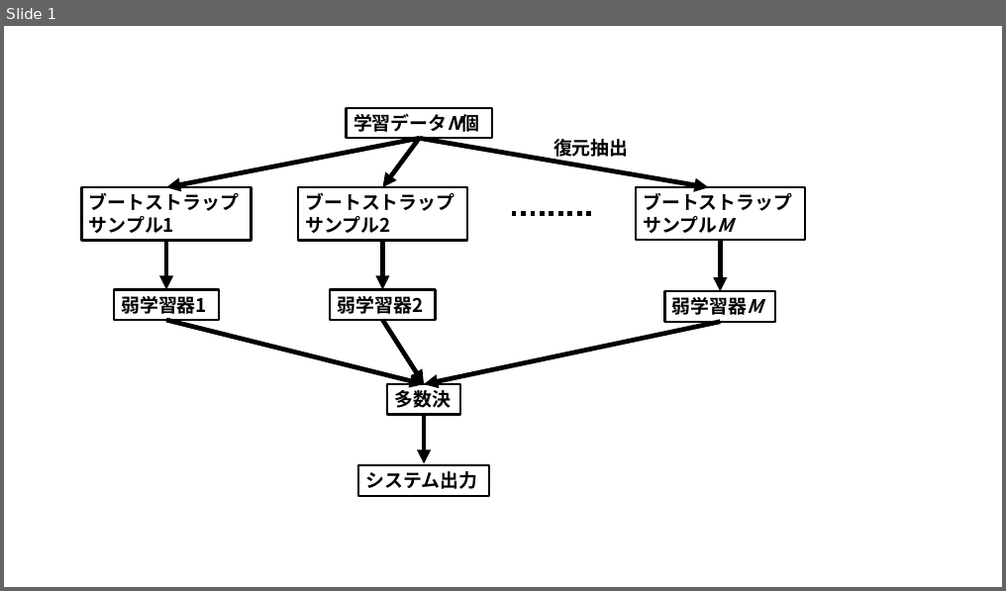
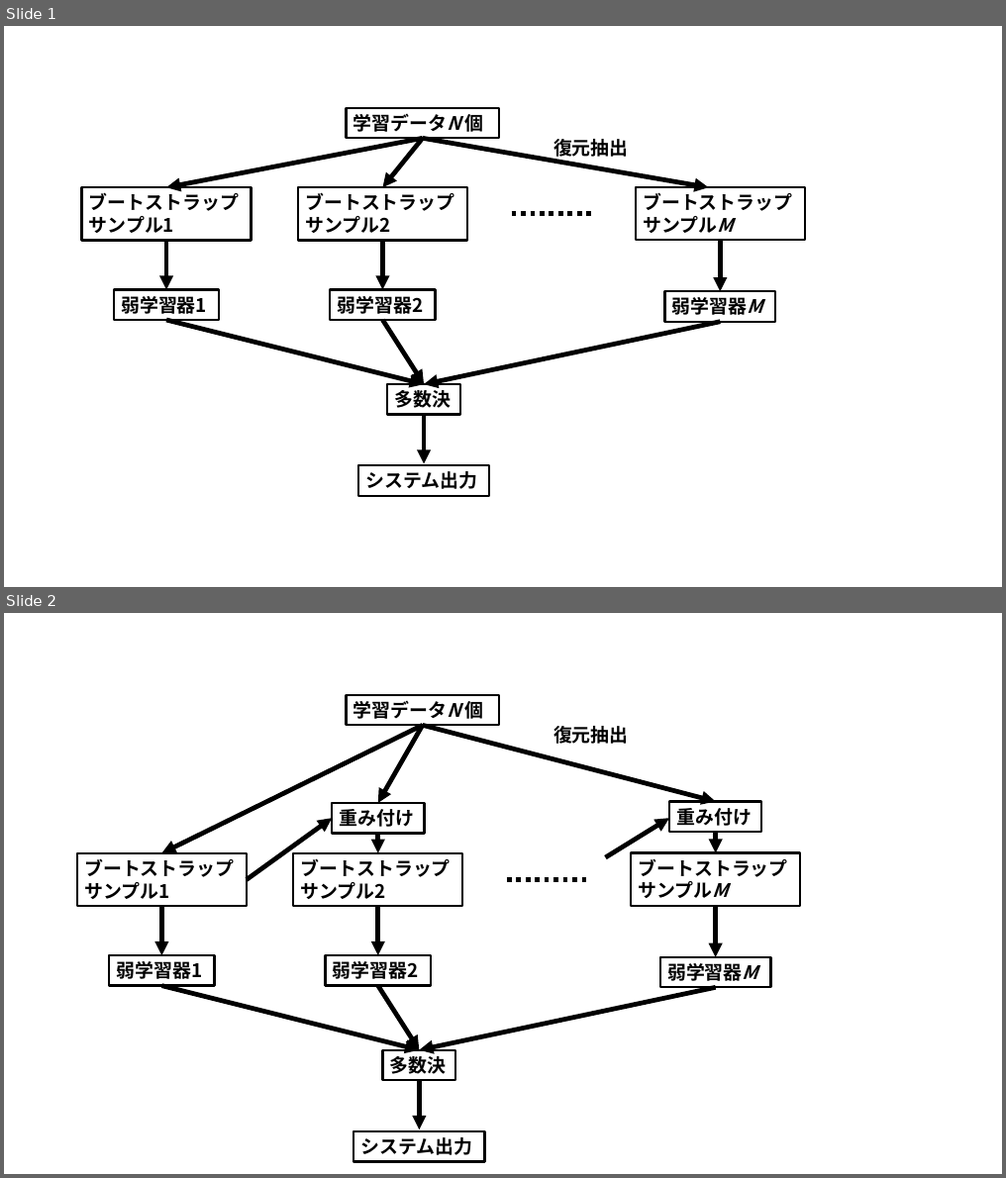
Before and after one commit to crotsu/ML_basic_ensemble, a slide deck: Chapter5/work/work.pptx. Shown one above the other, each under a label of ours: slide 1 before the commit, slides 1 and 2 after it. The pictures are 1006x591 and 1006x1178 pixels, drawn with LibreOffice and Linux fonts; fonts in the diff are those of the drawing. Boxes give left, top, right and bottom in pixels: in the first picture for what was removed or moved away, otherwise in the second. Text is boxed around its words. In the diff, an @@ line names an element or a change of style, - is before the commit and + after.

```diff
--- a/Chapter5/work/work.pptx
+++ b/Chapter5/work/work.pptx
@@ slide 2 added at bbox=[4, 613, 1002, 1174], background #FFFFFF @@
@@ rectangle added at bbox=[347, 695, 499, 725], outline #000000 2.25 pt, 18 pt, text #000000, bold @@
+学習データN 個
@@ arrow added from (423, 725) to (162, 854), #000000 4.5 pt @@
@@ arrow added from (423, 725) to (378, 803), #000000 4.5 pt @@
@@ arrow added from (423, 725) to (716, 802), #000000 4.5 pt @@
@@ text added at bbox=[553, 726, 629, 744], 18 pt, text #000000, bold @@
+復元抽出
@@ arrow added from (247, 879) to (332, 818), #000000 4.5 pt @@
@@ rectangle added at bbox=[332, 803, 424, 833], outline #000000 2.25 pt, 18 pt, text #000000, bold @@
+重み付け
@@ arrow added from (606, 858) to (669, 818), #000000 4.5 pt @@
@@ rectangle added at bbox=[669, 802, 761, 832], outline #000000 2.25 pt, 18 pt, text #000000, bold @@
+重み付け
@@ arrow added from (378, 833) to (378, 854), #000000 4.5 pt @@
@@ arrow added from (716, 832) to (716, 854), #000000 4.5 pt @@
@@ rectangle added at bbox=[77, 854, 247, 906], outline #000000 2.25 pt, 18 pt, text #000000, bold @@
+ブートストラップ
+サンプル1
@@ rectangle added at bbox=[294, 854, 463, 906], outline #000000 2.25 pt, 18 pt, text #000000, bold @@
+ブートストラップ
+サンプル2
@@ line added from (507, 879) to (590, 879), #000000 4.5 pt dashed @@
@@ rectangle added at bbox=[631, 854, 800, 906], outline #000000 2.25 pt, 18 pt, text #000000, bold @@
+ブートストラップ
+サンプルM
@@ arrow added from (162, 906) to (162, 956), #000000 4.5 pt @@
@@ arrow added from (378, 906) to (378, 956), #000000 4.5 pt @@
@@ arrow added from (716, 906) to (716, 958), #000000 4.5 pt @@
@@ rectangle added at bbox=[109, 956, 214, 986], outline #000000 2.25 pt, 18 pt, text #000000, bold @@
+弱学習器1
@@ rectangle added at bbox=[325, 956, 431, 986], outline #000000 2.25 pt, 18 pt, text #000000, bold @@
+弱学習器2
@@ rectangle added at bbox=[660, 958, 771, 987], outline #000000 2.25 pt, 18 pt, text #000000, bold @@
+弱学習器M
@@ arrow added from (162, 986) to (420, 1051), #000000 4.5 pt @@
@@ arrow added from (378, 986) to (420, 1051), #000000 4.5 pt @@
@@ arrow added from (716, 987) to (420, 1051), #000000 4.5 pt @@
@@ rectangle added at bbox=[383, 1051, 456, 1080], outline #000000 2.25 pt, 18 pt, text #000000, bold @@
+多数決
@@ arrow added from (420, 1081) to (420, 1131), #000000 4.5 pt @@
@@ rectangle added at bbox=[353, 1132, 484, 1161], outline #000000 2.25 pt, 18 pt, text #000000, bold @@
+システム出力
@@ slide 1 changed as well @@
@@ rectangle "学習データN 個": place and size @@
-rectangle "学習データN 個" at bbox=[347, 108, 492, 138]
+rectangle "学習データN 個" at bbox=[347, 108, 499, 138]
@@ text in rectangle at bbox=[353, 110, 484, 135]: spaces changed @@
-学習データN個
+学習データN 個
@@ arrow moved from (420, 138) - (166, 187) to (423, 138) - (166, 187) @@
@@ arrow moved from (420, 138) - (383, 187) to (423, 138) - (383, 187) @@
@@ arrow moved from (420, 138) - (709, 187) to (423, 138) - (709, 187) @@
```
Also in this commit, not shown: 2 other slides added, 7 other files.
